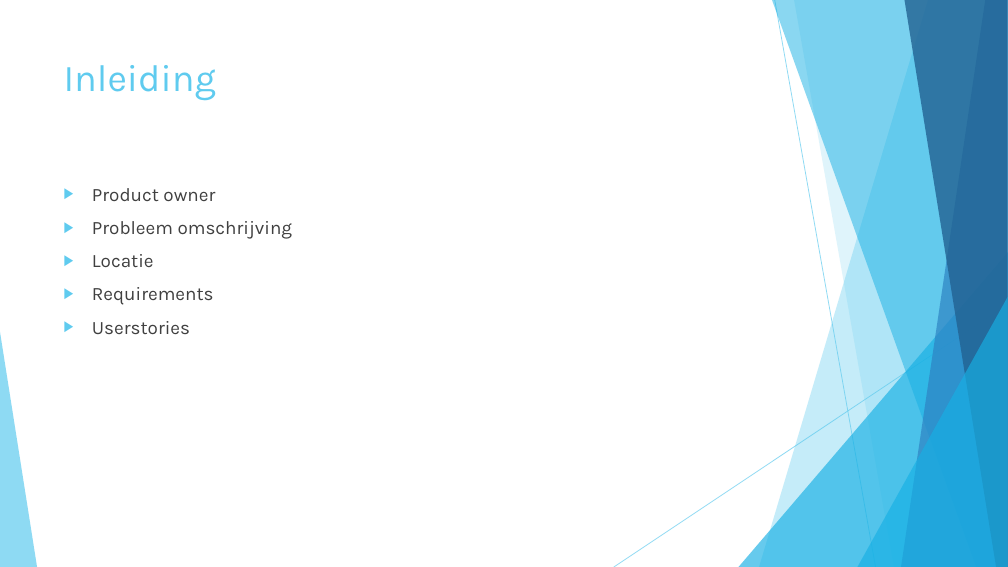
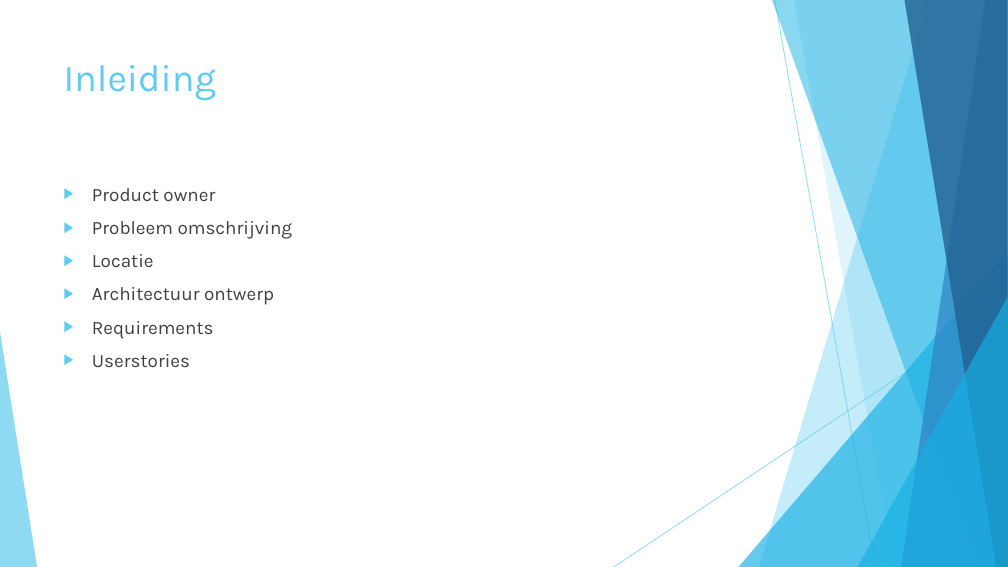
Before and after one commit to merelvdleeden/plastic_vanger, a slide deck: slide 2 of documentatie/scrum presentaties/50% presentatie.pptx. Drawn at 1008x567 pixels with LibreOffice and Linux fonts; fonts in the diff are those of the drawing. Boxes give left, top, right and bottom in pixels: in the first picture for what was removed or moved away, otherwise in the second. Text is boxed around its words. In the diff, an @@ line names an element or a change of style, - is before the commit and + after.

```diff
--- a/documentatie/scrum presentaties/50% presentatie.pptx
+++ b/documentatie/scrum presentaties/50% presentatie.pptx
@@ text at [92, 287, 274, 305]: paragraph added @@
+▶ Architectuur ontwerp
```
Also in this commit, not shown: 1 other slide changed, 5 slides added, 1 slide removed.
